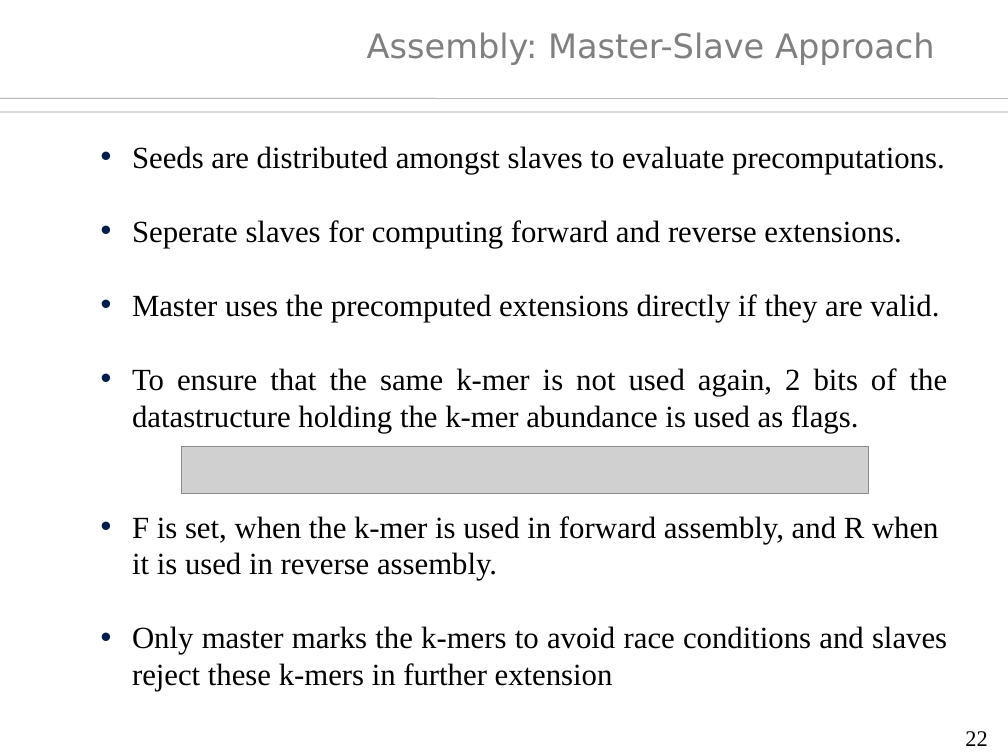
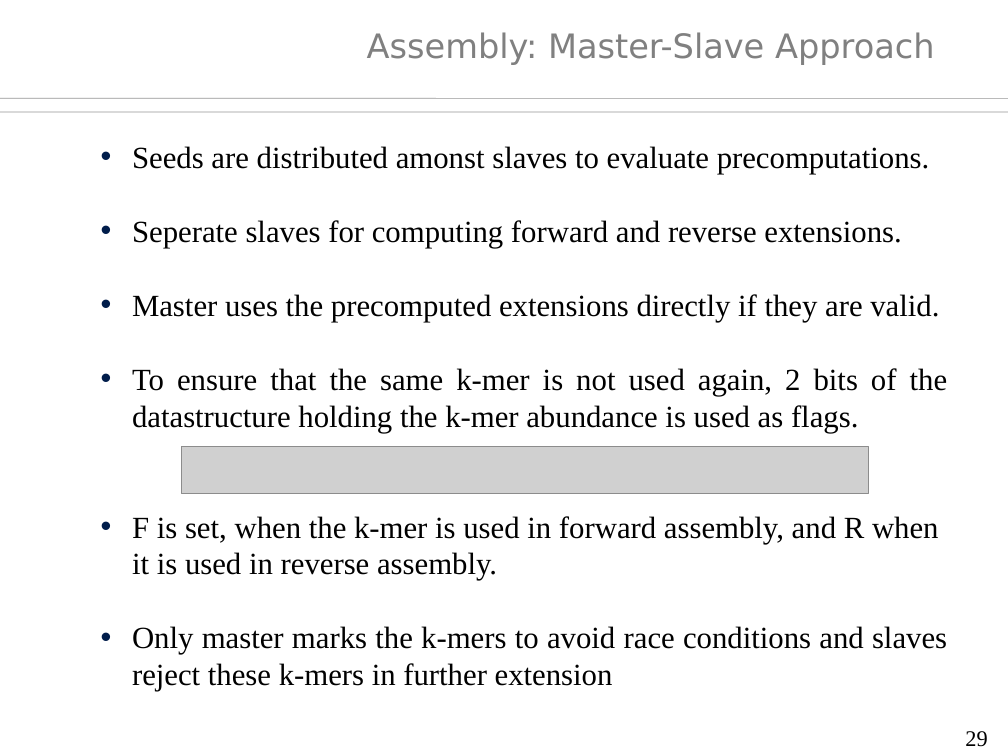
Before and after one commit to sh-ankur/parallel-inchworm, a slide deck: slide 29 of thesis/thesis-ppt.odp (slide 22 before the commit). Drawn at 1008x756 pixels with LibreOffice and Linux fonts; fonts in the diff are those of the drawing; grey boxes stand for pictures; background and template pictures are left out. Boxes give left, top, right and bottom in pixels: in the first picture for what was removed or moved away, otherwise in the second. Text is boxed around its words. In the diff, an @@ line names an element or a change of style, - is before the commit and + after.

```diff
--- a/thesis/thesis-ppt.odp
+++ b/thesis/thesis-ppt.odp
@@ text at (x1=132, y1=146, x2=930, y2=174): text changed @@
-  • Seeds are distributed amongst slaves to evaluate precomputations.
+  • Seeds are distributed amonst slaves to evaluate precomputations.
@@ page number at (x1=965, y1=731, x2=987, y2=747): text changed @@
-22
+29
```
Also in this commit, not shown: 14 other slides changed, 17 slides added, 7 slides removed, 23 other files.
